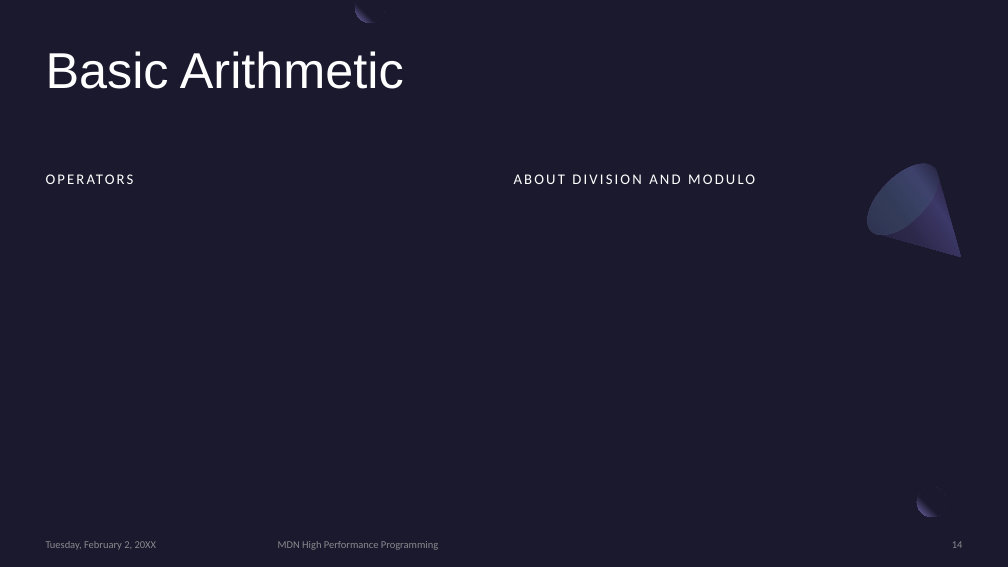
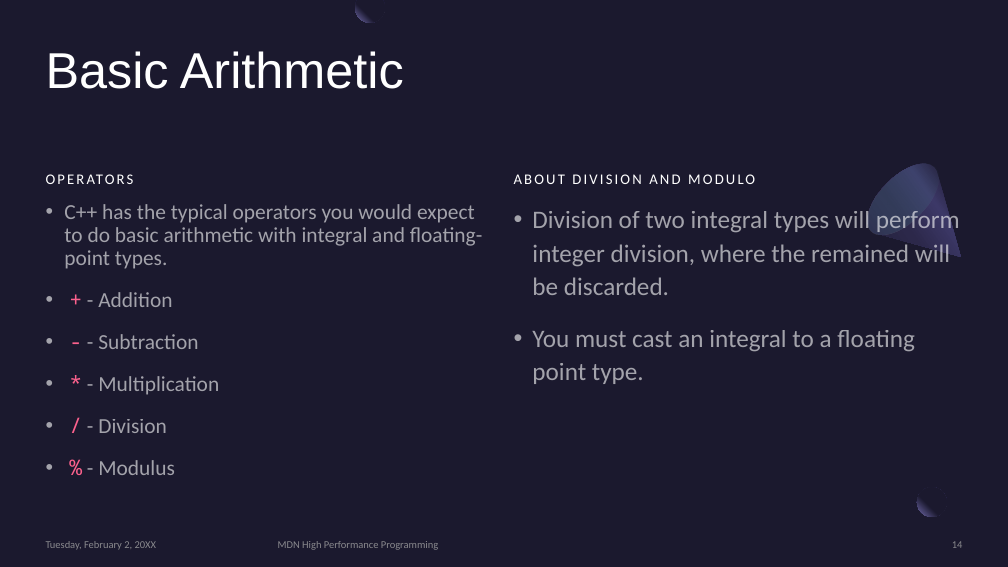
Before and after one commit to MonashDeepNeuron/HPP, a slide deck: slide 14 of content/week1/slides/week1.pptx. Drawn at 1008x567 pixels with LibreOffice and Linux fonts; fonts in the diff are those of the drawing. Boxes give left, top, right and bottom in pixels: in the first picture for what was removed or moved away, otherwise in the second. Text is boxed around its words. In the diff, an @@ line names an element or a change of style, - is before the commit and + after.

```diff
--- a/content/week1/slides/week1.pptx
+++ b/content/week1/slides/week1.pptx
@@ text added at (x1=64, y1=204, x2=483, y2=475), 20.4 pt, text #FFFFFF at 60% opacity @@
+• C++ has the typical operators you would expect to do basic arithmetic with integral and floating-point types.
+• + - Addition
+• - - Subtraction
+• * - Multiplication
+• / - Division
+• % - Modulus
@@ text added at (x1=532, y1=208, x2=960, y2=384), 24 pt, text #FFFFFF at 60% opacity @@
+• Division of two integral types will perform integer division, where the remained will be discarded.
+• You must cast an integral to a floating point type.
```
Also in this commit, not shown: 6 other slides changed, 5 slides added, 7 slides removed.
